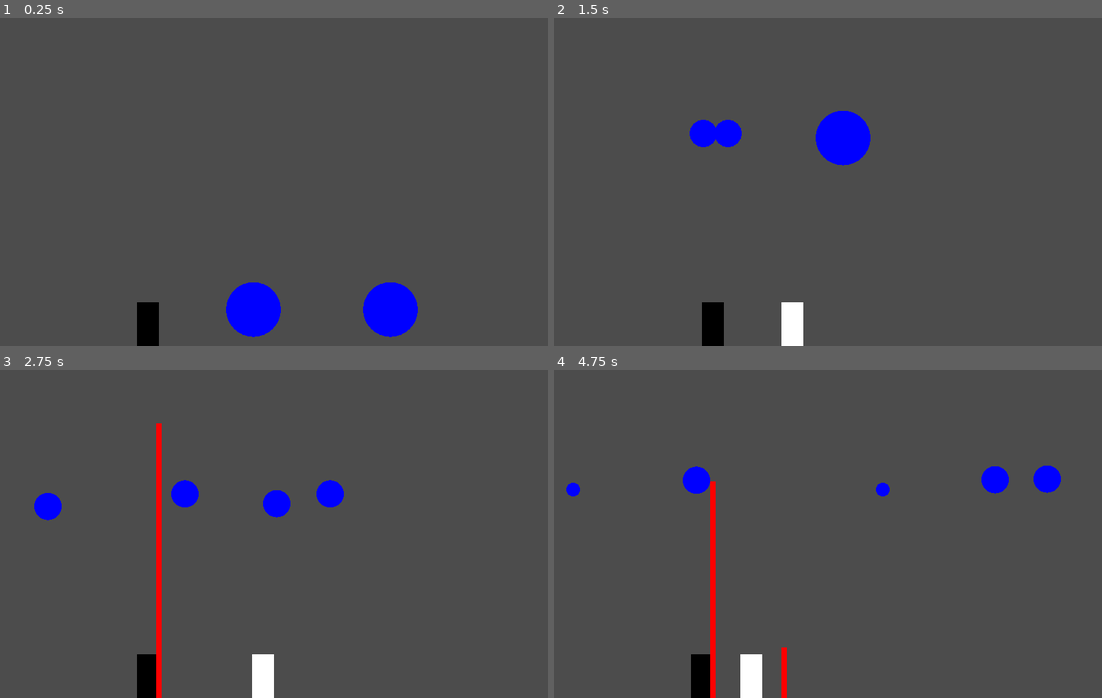
Above: before the commit, frames 1-4 (two rows, left to right).
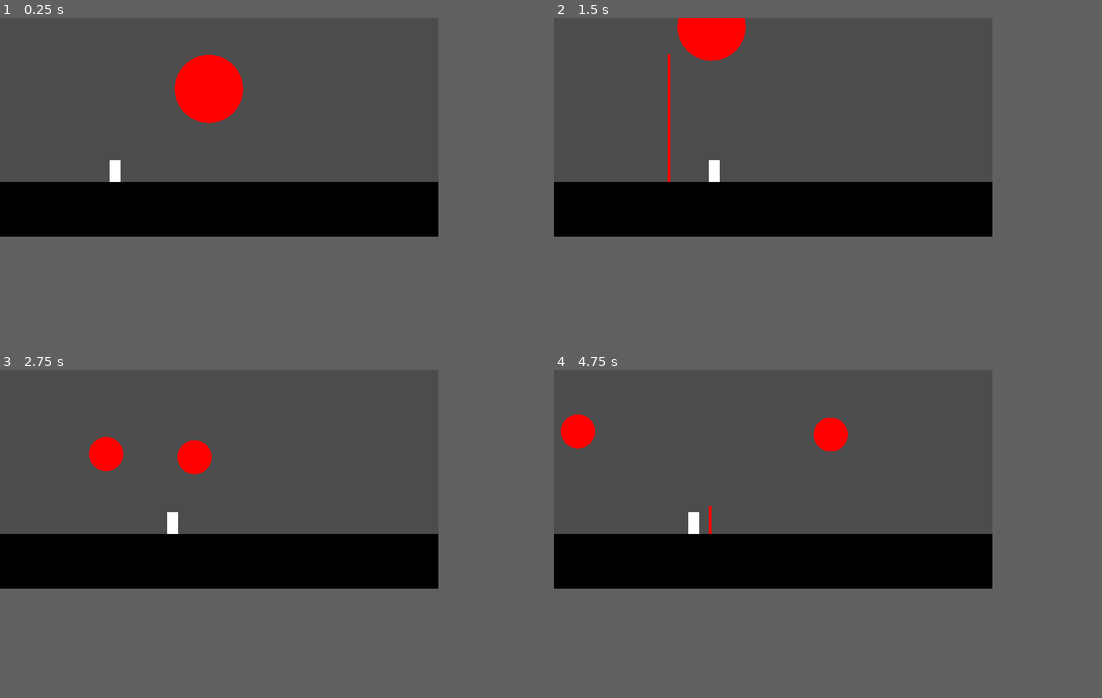
Above: after the commit, the same moments.

Repository: AshirRashid/BubbleTrouble
Game: Godot game, scene res://Scenes/Main.tscn
Same seed, same stepped clock (60 frames per second), same inputs: the game is played once before the commit and once after it.
Inputs:
- Up to frame 1 (0.25 s): no input
- Up to frame 2 (1.5 s): tap Enter (ui_accept) at 0.5, 0.77 s; hold Right (ui_right) 0.53-1.28 s; tap A (a) at 0.6 s; tap D (d) at 0.8, 1.35 s; hold Left (ui_left) from 1.28 s (still down)
- Up to frame 3 (2.75 s): tap Enter (ui_accept) at 1.52 s; tap Q (q) at 1.55, 2.1 s; release Left (ui_left) at 2.03 s; hold Right (ui_right) from 2.03 s (still down); tap A (a) at 2.3 s
- Up to frame 4 (4.75 s): tap A (a) at 2.85, 4.55 s; tap Enter (ui_accept) at 3.02, 3.77, 4.52 s; tap D (d) at 3.05, 3.6 s; release Right (ui_right) at 3.53 s; hold Left (ui_left) from 3.53 s (still down); tap Q (q) at 3.8, 4.35 s
The window is 800x480 before the commit and 640x320 after it. Grey fills any space a smaller window leaves; there, only what the larger window draws over its background counts as a difference.

The runs differ from the first frame. In frame 1, 19% of the frame differs, in the area x 0-80%, y 11-100%; in frame 2, 18%; in frame 3, 17%; in frame 4, 17%.

Commit message:
level system

Diff:
--- a/Scenes/Main.tscn
+++ b/Scenes/Main.tscn
@@ -1,6 +1,16 @@
-[gd_scene load_steps=2 format=2]
+[gd_scene load_steps=4 format=2]
 
 [ext_resource path="res://Scripts/Main.gd" type="Script" id=1]
+[ext_resource path="res://Scripts/BallLogic.gd" type="Script" id=2]
+[ext_resource path="res://Scripts/HarpoonLogic.gd" type="Script" id=3]
 
 [node name="Main" type="Node2D"]
 script = ExtResource( 1 )
+
+[node name="BallLogic" type="Node2D" parent="."]
+script = ExtResource( 2 )
+
+[node name="HarpoonLogic" type="Node2D" parent="."]
+script = ExtResource( 3 )
+
+[node name="FileHandler" type="Node2D" parent="."]
--- /dev/null
+++ b/Scripts/BallLogic.gd
@@ -0,0 +1,60 @@
+extends Node2D
+
+onready var Main = get_parent()
+
+func split_ball(ball_obj):
+	# delete ball_obj. Create 2 new balls. One of the balls has a -vel. Bothe have half the radius of ball_obj
+	Main.ball_arr.erase(ball_obj)
+	if ball_obj.radius/2 >= Main.ball_info.min_ball_radius:# if radius of new_balls>min_ball_radius
+		spawn_ball(	ball_obj.pos,
+					ball_obj.radius/2,
+					Vector2(ball_obj.vel.x, -Main.ball_info.after_split_y_vel)
+					)
+		spawn_ball(	ball_obj.pos,
+					ball_obj.radius/2,
+					Vector2(-ball_obj.vel.x, -Main.ball_info.after_split_y_vel)
+					)
+
+func spawn_ball(lpos, r=Main.ball_info.start_radius, lvel=Vector2(Main.ball_info.x_vel, 0)):
+	# defaults are suitable for balls created at the start
+	var linstance = Ball.new()
+	linstance.radius = r
+	linstance.vel = lvel
+	linstance.pos = lpos
+	linstance.color = radius2color(r)
+	Main.ball_arr.append(linstance)
+
+func is_ball_to_rect_collision(lball_pos, lball_r, lrect):
+	return Rect2(
+		lball_pos-Vector2(lball_r, lball_r),
+		Vector2(lball_r, lball_r)*2
+		).intersects(lrect)
+
+func radius2h(r, screen_h):
+	var h
+	if r >= 20:
+		h = screen_h
+	elif r >= 15:
+		h = 0.9*screen_h
+	elif r >= 10:
+		h = 0.7*screen_h
+	else:
+		h = 0.5*screen_h
+	return h
+
+func radius2y_vel(r, g, screen_h):
+	var h = radius2h(r, screen_h)
+	return sqrt(-2*-(h-20)*g)
+	# v^2 - u^2 = 2ad => u = sqrt(v^2 - 2ad)
+	# if v = 0, u = sqrt(-2ad)
+	#where a = GRAVITY, d = ball max height, v = final vel, y = inital vel
+
+func radius2color(r):
+	if r >= 20:
+		return Color.red
+	elif r >= 15:
+		return Color.orange
+	elif r >= 10:
+		return Color.yellow
+	else:
+		return Color.green
--- /dev/null
+++ b/Scripts/G.gd
@@ -0,0 +1,8 @@
+extends Node
+
+var levels = {
+	1: {
+		'player_num': 1,
+		'radius2num': {50: 1}
+	}
+}
--- /dev/null
+++ b/Scripts/HarpoonLogic.gd
@@ -0,0 +1,15 @@
+extends Node2D
+
+onready var Main = get_parent()
+
+func spawn_harpoon(lplayer, ground_y):
+	if lplayer.current_harpoon: return
+	var linstance = Harpoon.new()
+	lplayer.current_harpoon = linstance
+	linstance.size = Vector2(Main.harpoon_info.thickness, 0)
+	linstance.pos = Vector2(
+		lplayer.pos.x+lplayer.size.x/2-Main.harpoon_info.thickness/2,
+		ground_y)
+
+func del_harpoon(lplayer):
+	lplayer.current_harpoon = null
--- a/Scripts/Main.gd
+++ b/Scripts/Main.gd
@@ -1,57 +1,61 @@
 extends Node2D
+
+onready var BallLogic = $BallLogic
+onready var HarpoonLogic = $HarpoonLogic
+onready var FileHandler = $FileHandler
 
 var P1 = Player.new()
 var P2 = Player.new()
-var players = [P1, P2]
-var total_tiles = Vector2(25, 15)# 16x16 tiles to make up the screen
-var GROUND = total_tiles.y * 16
+var players = []
+var total_tiles = Vector2(40, 20)# 16x16 tiles to make up the screen
+var CEILING = 0 * 16
+var GROUND = (total_tiles.y-5) * 16
 var LEFT_WALL = 0 * 16
 var RIGHT_WALL = total_tiles.x * 16
 var GRAVITY = 400
 
 var ball_info = {	'min_ball_radius': 5,
-					'init_ball_x_vel': -60,
-					'after_bounce_ball_y_vel': 350,
+					'x_vel': -60,
+					'max_h': GROUND,
 					'start_radius': 20,
-					'after_split_y_vel_add': -50}
+					'after_split_y_vel': 150}
 var harpoon_info = {'thickness': 4,
-					'speed': 170}
+					'speed': 190}
 var harpoon_arr = []
 var ball_arr = []
 
 func _ready():
+	load_level(G.levels[1])
+
+func load_level(level):
+	P1 = Player.new()
 	P1.initialize({	'pos': Vector2(RIGHT_WALL/4, GROUND-P1.size.y)})
-	P2.initialize({
-	'action2event_map': {	'right': 'd',
+	players = [P1]
+	if players.size() > 1:
+		P2 = Player.new()
+		P2.initialize({
+		'action2event_map': {	'right': 'd',
 							'left': 'a',
 							'attack': 'q'},
-	'pos': Vector2(RIGHT_WALL/4, GROUND-P1.size.y),
-	'color': Color.black})
-
-	init_ball(Vector2(RIGHT_WALL/2, GROUND-ball_info.start_radius*2))
-	init_ball(Vector2(3*(RIGHT_WALL/4), GROUND-ball_info.start_radius*2))
-
-func init_ball(lpos):
-	var linstance = Ball.new()
-	linstance.radius = ball_info.start_radius
-	linstance.vel.x = ball_info.init_ball_x_vel
-	linstance.pos = lpos
-	ball_arr.append(linstance)
-
-func spawn_harpoon(lplayer, ground_y):
-	if lplayer.current_harpoon: return
-	var linstance = Harpoon.new()
-	lplayer.current_harpoon = linstance
-	linstance.size = Vector2(harpoon_info.thickness, 0)
-	linstance.pos = Vector2(
-		lplayer.pos.x+lplayer.size.x/2-harpoon_info.thickness/2,
-		ground_y)
+		'pos': Vector2(RIGHT_WALL/4, GROUND-P1.size.y),
+		'color': Color.black})
+		players.append(P2)
+	var r2num = level.radius2num
+	var r_arr = r2num.keys()
+	r_arr.sort(); r_arr.invert()
+	for r in r_arr:
+		if r2num[r] > 1:
+			var step = floor( (RIGHT_WALL-2*r)/(r2num[r]-1) )
+			for x_pos in range(r, RIGHT_WALL-r+1, step):
+				BallLogic.spawn_ball(Vector2(x_pos, BallLogic.radius2h(r, GROUND)), r, Vector2(ball_info.x_vel, 0))
+		else:
+			BallLogic.spawn_ball(Vector2(RIGHT_WALL/2, BallLogic.radius2h(r, GROUND)), r, Vector2(ball_info.x_vel, 0))
 
 func _physics_process(delta):
 	for lplayer in players:
-		lplayer.physics_logic(delta, 0, RIGHT_WALL)
+		lplayer.movement_logic(delta, 0, RIGHT_WALL)
 		if lplayer.should_attack():
-			spawn_harpoon(lplayer, GROUND)
+			HarpoonLogic.spawn_harpoon(lplayer, GROUND)
 
 		if lplayer.current_harpoon: # move the harpoon up
 			lplayer.current_harpoon.size.y += harpoon_info.speed * delta
@@ -66,7 +70,7 @@
 		# check collision and adjust position
 		if lball.pos.y + lball.radius > GROUND:
 			lball.pos.y = GROUND-lball.radius# so it doesn't get stuck in the wall
-			lball.vel.y = -ball_info.after_bounce_ball_y_vel
+			lball.vel.y = -BallLogic.radius2y_vel(lball.radius, GRAVITY, ball_info.max_h)
 		if lball.pos.x - lball.radius < 0:
 			lball.vel.x *= -1
 			lball.pos.x = 0+lball.radius# so it doesn't get stuck in the wall
@@ -76,11 +80,11 @@
 
 		for lplayer in players:
 			if lplayer.current_harpoon:
-				if is_ball_to_rect_collision(lball.pos, lball.radius, Rect2(lplayer.current_harpoon.pos, lplayer.current_harpoon.size)):
-					del_harpoon(lplayer)
-					split_ball(lball)
+				if BallLogic.is_ball_to_rect_collision(lball.pos, lball.radius, Rect2(lplayer.current_harpoon.pos, lplayer.current_harpoon.size)):
+					HarpoonLogic.del_harpoon(lplayer)
+					BallLogic.split_ball(lball)
 					continue
-			if is_ball_to_rect_collision(lball.pos, lball.radius, Rect2(lplayer.pos, lplayer.size)):
+			if BallLogic.is_ball_to_rect_collision(lball.pos, lball.radius, Rect2(lplayer.pos, lplayer.size)):
 				print('player lost')
 	if ball_arr.size() == 0:
 		print('player win')
@@ -97,28 +101,9 @@
 				Color.red)
 	for lball in ball_arr:
 		draw_circle(lball.pos, lball.radius, lball.color)
-
-func is_ball_to_rect_collision(lball_pos, lball_r, lrect):
-	return Rect2(
-		lball_pos-Vector2(lball_r, lball_r),
-		Vector2(lball_r, lball_r)*2
-		).intersects(lrect)
-
-func del_harpoon(lplayer):
-	lplayer.current_harpoon = null
-
-func split_ball(ball_obj):
-	# delete ball_obj. Create 2 new balls. One of the balls has a -vel. Bothe have half the radius of ball_obj
-	ball_arr.erase(ball_obj)
-	if ball_obj.radius/2 >= ball_info.min_ball_radius:# if radius of new_balls>min_ball_radius
-		var linstance1 = Ball.new()
-		ball_arr.append(linstance1)
-		linstance1.vel = Vector2(ball_obj.vel.x, ball_obj.vel.y+ball_info.after_split_y_vel_add)
-		linstance1.pos = ball_obj.pos
-		linstance1.radius = ball_obj.radius/2
-
-		var linstance2 = Ball.new()
-		ball_arr.append(linstance2)
-		linstance2.vel = Vector2(-ball_obj.vel.x, ball_obj.vel.y+ball_info.after_split_y_vel_add)
-		linstance2.pos = ball_obj.pos
-		linstance2.radius = ball_obj.radius/2
+	#draw ground
+	draw_rect(
+		Rect2(Vector2(0, GROUND),
+		Vector2(RIGHT_WALL, GROUND)),
+		Color.black,  (total_tiles.y*16) - GROUND
+		)
--- a/Scripts/Player.gd
+++ b/Scripts/Player.gd
@@ -22,7 +22,7 @@
 func should_attack():
 	return Input.is_action_just_pressed(action2event_map['attack'])
 
-func physics_logic(delta, left_bound, right_bound):
+func movement_logic(delta, left_bound, right_bound):
 	if self.active:
 		self.x_vel = get_player_input() * self.SPEED
 		self.pos += Vector2(self.x_vel, 0) * delta
--- a/project.godot
+++ b/project.godot
@@ -36,10 +36,14 @@
 run/main_scene="res://Scenes/Main.tscn"
 config/icon="res://icon.png"
 
+[autoload]
+
+G="*res://Scripts/G.gd"
+
 [display]
 
-window/size/width=400
-window/size/height=240
+window/size/width=640
+window/size/height=320
 window/stretch/mode="2d"
 window/stretch/aspect="keep"
 
